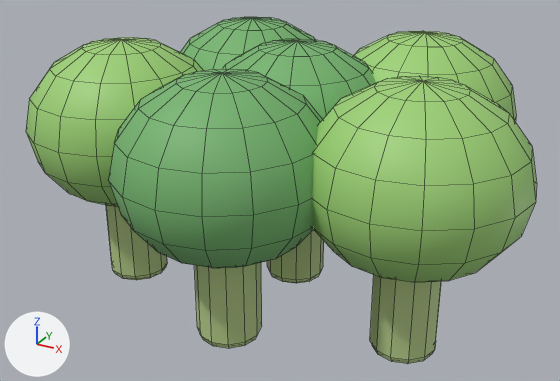
Before and after pictures for a commit that changed the FBX model Assets/Models/Food/Home/Food_brokoli.fbx.
Camera for both pictures: a camera (50 mm lens) standing at (0.09, -0.1676, 0.1107) and looking at (-0.0006, -0.0028, 0.0283). The lights are fixed; the arrows at lower left show +X, +Y and +Z. The picture after the commit comes second. Mesh edges are drawn as thin lines.

The first picture shows 'Food_brokoli'.
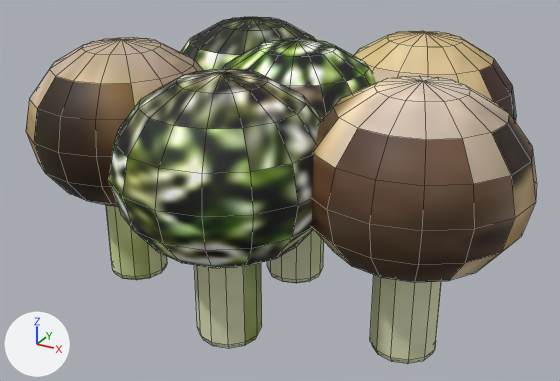
Diff of the bpy script that builds the scene:
```diff
--- a/Assets/Models/Food/Home/Food_brokoli.fbx.py
+++ b/Assets/Models/Food/Home/Food_brokoli.fbx.py
@@ img_m_food_broccoli_albedo_png @@
+img_m_food_broccoli_albedo_png = load_image('M_Food_Broccoli_Albedo.png', '../../../Textures/Food/Home/M_Food_Broccoli_Albedo.png', 1024, 1024, 'sRGB')
@@ img_m_food_lettuce_albedo_png @@
+img_m_food_lettuce_albedo_png = load_image('M_Food_Lettuce_Albedo.png', '../../../Textures/Food/Home/M_Food_Lettuce_Albedo.png', 512, 512, 'sRGB')
@@ img_m_food_stem_albedo_png @@
+img_m_food_stem_albedo_png = load_image('M_Food_Stem_Albedo.png', '../../../Textures/Food/Home/M_Food_Stem_Albedo.png', 512, 512, 'sRGB')
@@ mat_m_food_stem @@
 mat_m_food_stem = principled_material('M_Food_Stem')
-mat_m_food_stem.base_color = (0.46, 0.6, 0.25)  # green #b5cb89
+mat_m_food_stem.texture = img_m_food_stem_albedo_png
 mat_m_food_stem.roughness = 0.65
@@ mat_m_food_lettuce @@
 mat_m_food_lettuce = principled_material('M_Food_Lettuce')
-mat_m_food_lettuce.base_color = (0.34, 0.64, 0.18)  # green #9ed176
+mat_m_food_lettuce.texture = img_m_food_lettuce_albedo_png
 mat_m_food_lettuce.roughness = 0.55
@@ mat_m_food_broccoli @@
 mat_m_food_broccoli = principled_material('M_Food_Broccoli')
-mat_m_food_broccoli.base_color = (0.18, 0.46, 0.16)  # green #76b56f
+mat_m_food_broccoli.texture = img_m_food_broccoli_albedo_png
 mat_m_food_broccoli.roughness = 0.6
@@ me_cylinder_032 @@
 me_cylinder_032.from_pydata(...)  # 1116 vertices, 1140 faces; spans x -0.066..0.066, y -0.056..0.056, z 0.0..0.0666
 # used by ob_food_brokoli; location = (0.0, 0.0, 0.0)
+# me_cylinder_032 part 1: 1138 kept faces spanning x -0.066..0.066, y -0.056..0.056, z 0.0..0.0666 get new texture (UV) coordinates
 me_cylinder_032.materials.append(mat_m_food_stem)
```

Location of each change, [x1, y1, x2, y2] in pixels of the pictures (560 x 381 px):
'Food_brokoli', surface changed (green to beige)
    both: [26, 17, 537, 364]
